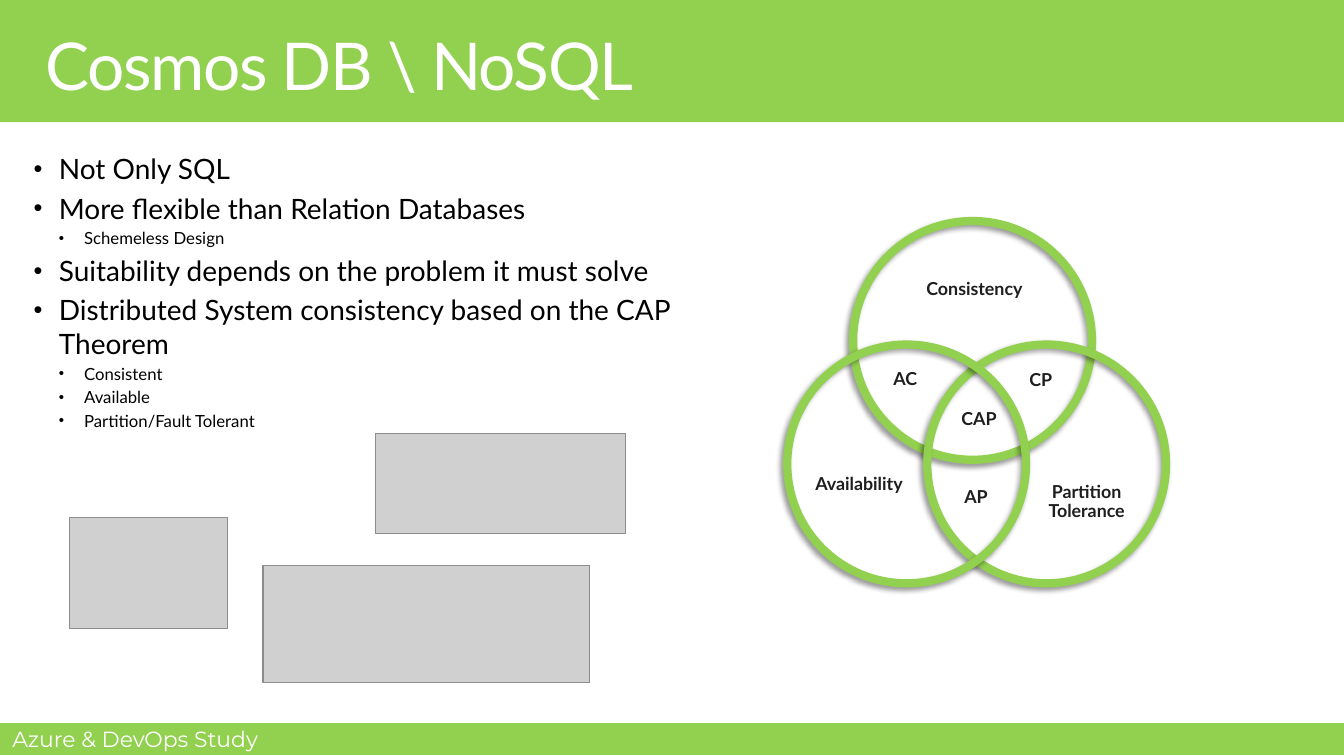
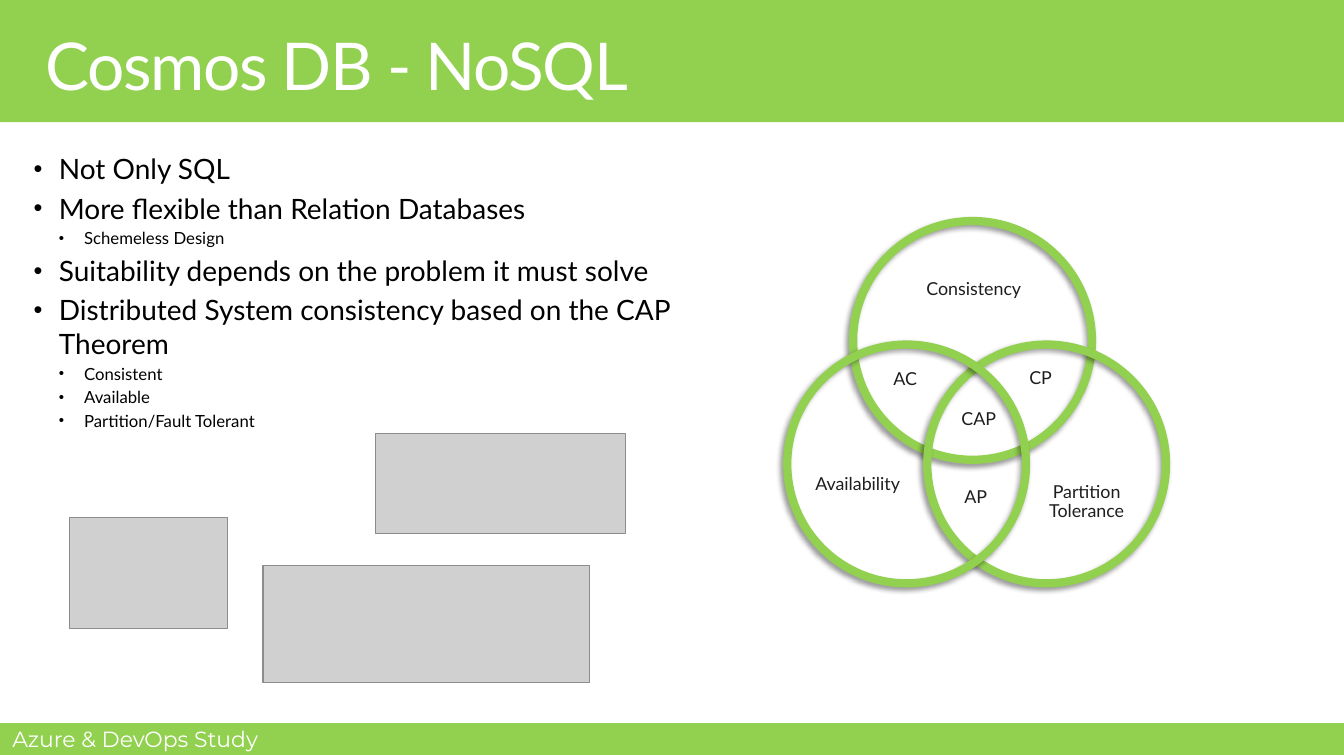
Before and after one commit to MohamedRadwan-DevOps/Azure-DevOps-Study-Group, a slide deck: slide 7 of AZ-900/Module-1/M1-L8-Overview of Azure Database and Analytics Services.pptx (slide 6 before the commit). Drawn at 1344x755 pixels with LibreOffice and Linux fonts; fonts in the diff are those of the drawing; grey boxes stand for pictures; background and template pictures are left out. Boxes give left, top, right and bottom in pixels: in the first picture for what was removed or moved away, otherwise in the second. Text is boxed around its words. In the diff, an @@ line names an element or a change of style, - is before the commit and + after.

```diff
--- a/AZ-900/Module-1/M1-L8-Overview of Azure Database and Analytics Services.pptx
+++ b/AZ-900/Module-1/M1-L8-Overview of Azure Database and Analytics Services.pptx
@@ title at (45, 42, 628, 100): text changed @@
-Cosmos DB \ NoSQL
+Cosmos DB - NoSQL
@@ bold off in 7 elements at (893, 372, 917, 385), (964, 490, 987, 503), (815, 477, 900, 493), (1049, 485, 1124, 517), (926, 282, 1021, 298), (961, 412, 996, 425), (1029, 371, 1052, 384) @@
```
Also in this commit, not shown: 7 other slides changed, 4 slides added.
